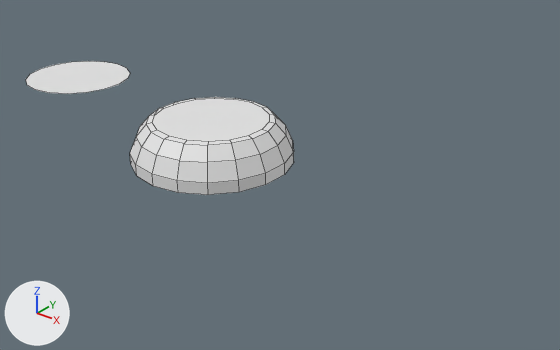
The Blender file models/field_objects.blend, before and after one commit.
The view is the same before and after, from a 50 mm camera at (9.26, -9.58, 6.05) aimed at (1.35, 0.32, -0.09). Lighting does not change. The marker at lower left points along +X, +Y and +Z. Mesh edges are drawn as thin lines.

The older version as bpy lines, for what is in view:
```python
me_cylinder_017 = bpy.data.meshes.new('Cylinder.017')
me_cylinder_017.from_pydata(...)  # 90 vertices, 74 faces; spans x -1.5..1.5, y -1.52..1.52, z -0.01..0.77
me_cylinder_017.materials.append(mat_gamecolors)  # its picture is missing
me_cylinder_019 = bpy.data.meshes.new('Cylinder.019')
me_cylinder_019.from_pydata(...)  # 18 vertices, 1 face; spans x -1.06..1.06, y -1.07..1.07, z 0.77
me_cylinder_019.materials.append(mat_gamecolors)  # its picture is missing
ob_player_turn = bpy.data.objects.new('player_turn', me_cylinder_017)
ob_player_turn.location = (0.0, 0.0, 0.0)
ob_player_turn_placeholder = bpy.data.objects.new('player_turn_placeholder', me_cylinder_019)
ob_player_turn_placeholder.location = (-3.84, 0.0, 0.0)
```
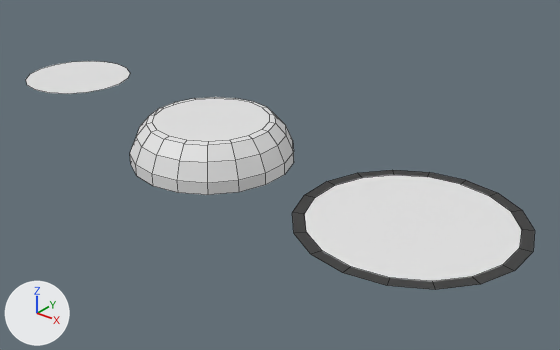
Changed parts and their boxes (x1, y1, x2, y2) in the pictures (560 x 350 px):
'player_turn_hover', added
    after: (292, 170, 535, 290)

What the commit changed:
Mesh me_cylinder_001 is new.
It has 36 vertices, 19 faces and spans x -1.85..1.85, y -1.88..1.88, z 0.1.
It uses material mat_gamecolors (its picture is missing).
Object 'player_turn_hover' (ob_player_turn_hover) is new; it shows me_cylinder_001.
Its location is (4.23, 0.0, 0.0).
